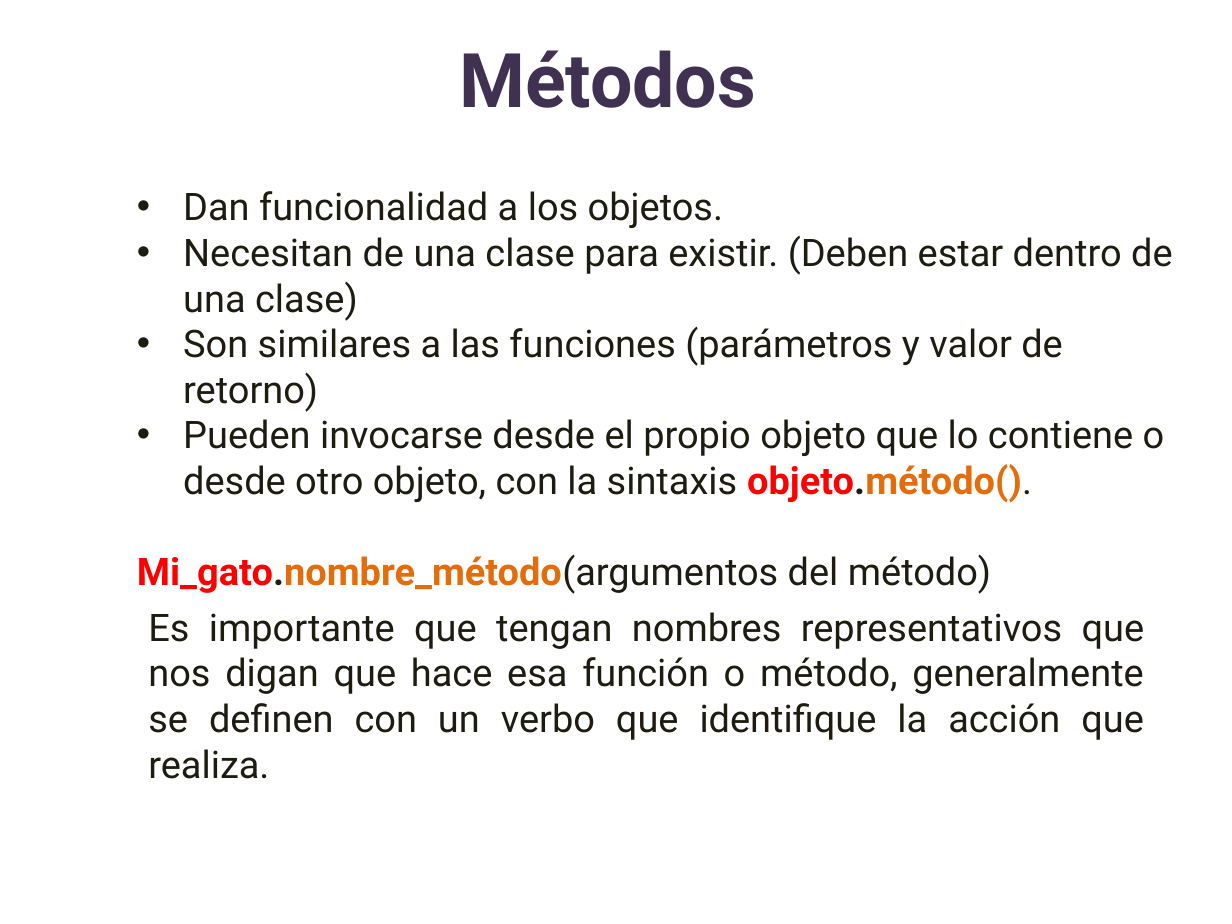
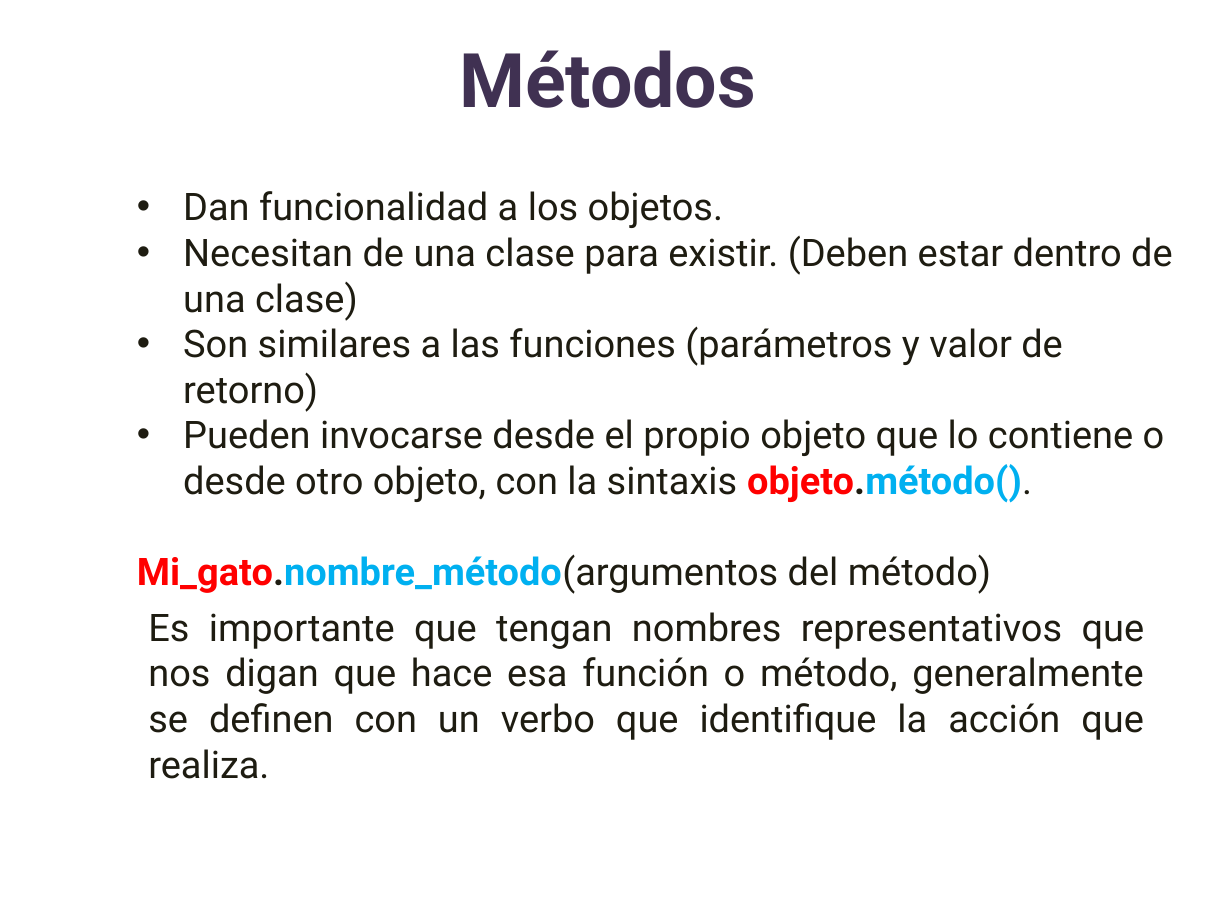
Before and after one commit to lizetheP/Analitica, a slide deck: slide 20 of CalendarioAgo2023/presentaciones/14_POO.pptx (slide 21 before the commit). Drawn at 1232x924 pixels with LibreOffice and Linux fonts; fonts in the diff are those of the drawing. Boxes give left, top, right and bottom in pixels: in the first picture for what was removed or moved away, otherwise in the second. Text is boxed around its words. In the diff, an @@ line names an element or a change of style, - is before the commit and + after.

```diff
--- a/CalendarioAgo2023/presentaciones/14_POO.pptx
+++ b/CalendarioAgo2023/presentaciones/14_POO.pptx
@@ text at bbox=[137, 419, 1165, 594]: text colour #E46C0A to #00B0F0 in "objeto.método().", "Mi_gato.nombre_método(argumentos" @@
```
Also in this commit, not shown: 8 other slides changed, 1 slide added, 1 slide removed.
